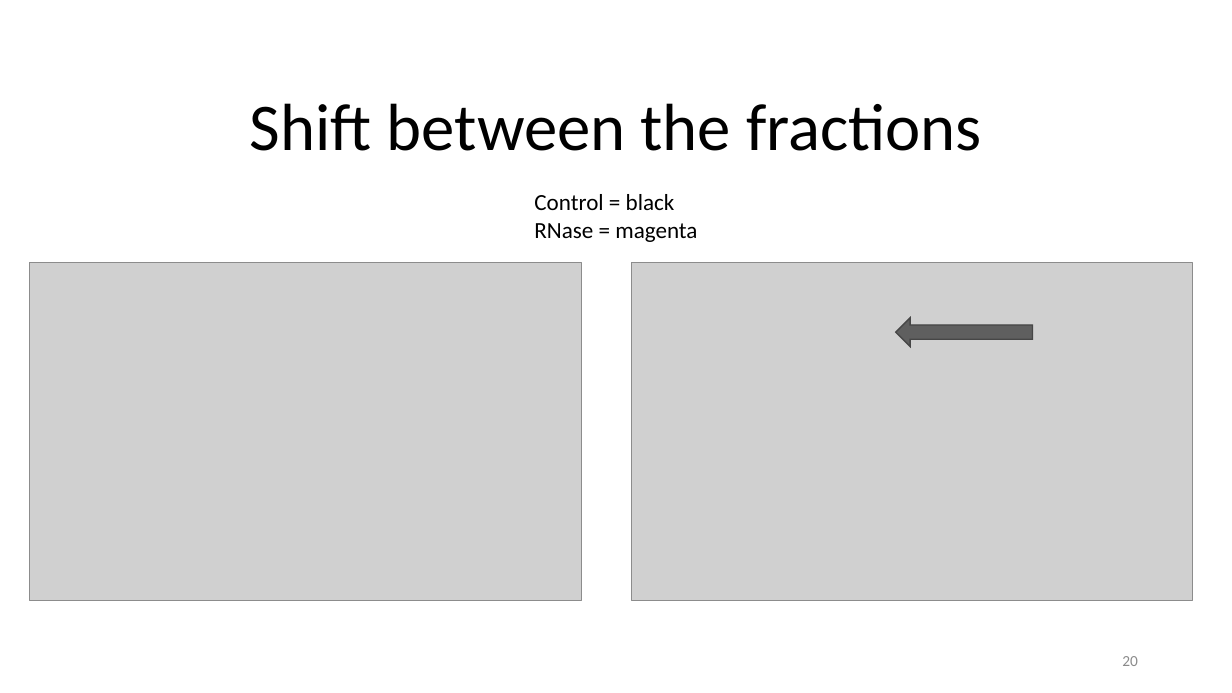
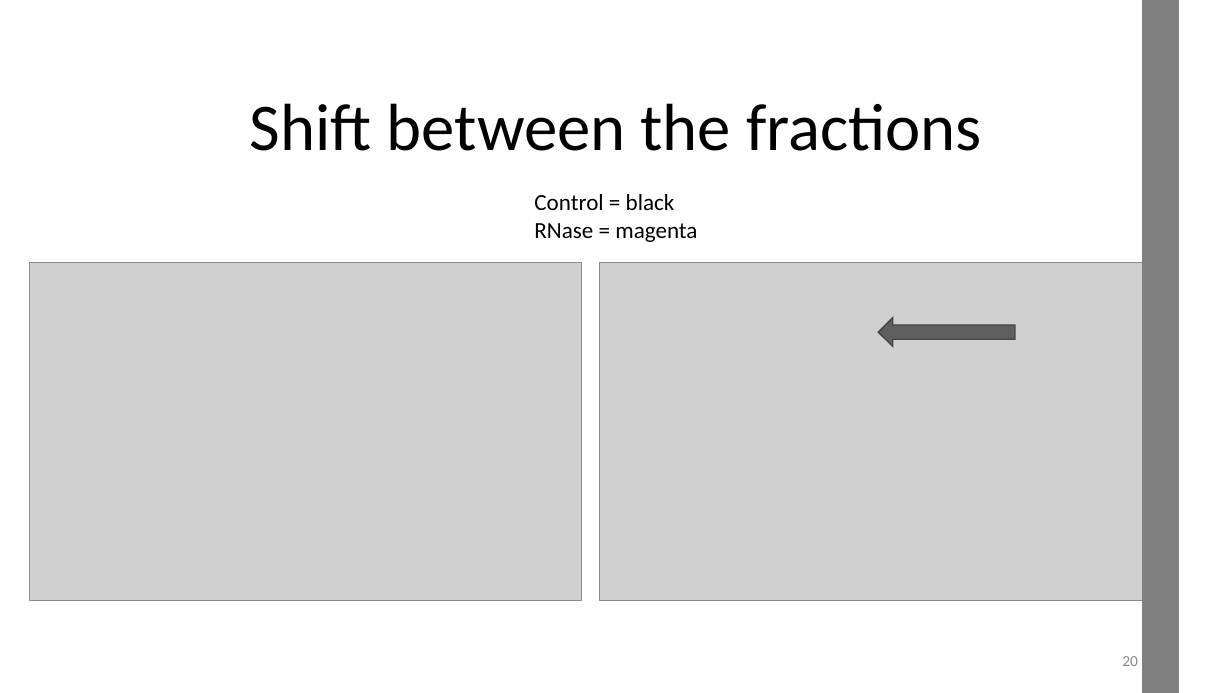
Before and after one commit to datascience-mobi-2022/2022-topic-03-team-05, a slide deck: slide 20 of Project Proposal_temporary draft.pptx. Drawn at 1232x693 pixels with LibreOffice and Linux fonts; fonts in the diff are those of the drawing; grey boxes stand for pictures. Boxes give left, top, right and bottom in pixels: in the first picture for what was removed or moved away, otherwise in the second. Text is boxed around its words. In the diff, an @@ line names an element or a change of style, - is before the commit and + after.

```diff
--- a/Project Proposal_temporary draft.pptx
+++ b/Project Proposal_temporary draft.pptx
@@ rectangle added at (1143, 0, 1179, 693), fill #808080, outline #808080 1 pt @@
@@ picture: place and size @@
-picture at (631, 262, 1192, 601)
+picture at (600, 262, 1161, 601)
@@ right arrow: place and size @@
-right arrow at (896, 318, 1032, 347)
+right arrow at (878, 318, 1015, 347)
```
Also in this commit, not shown: 11 other slides changed.
